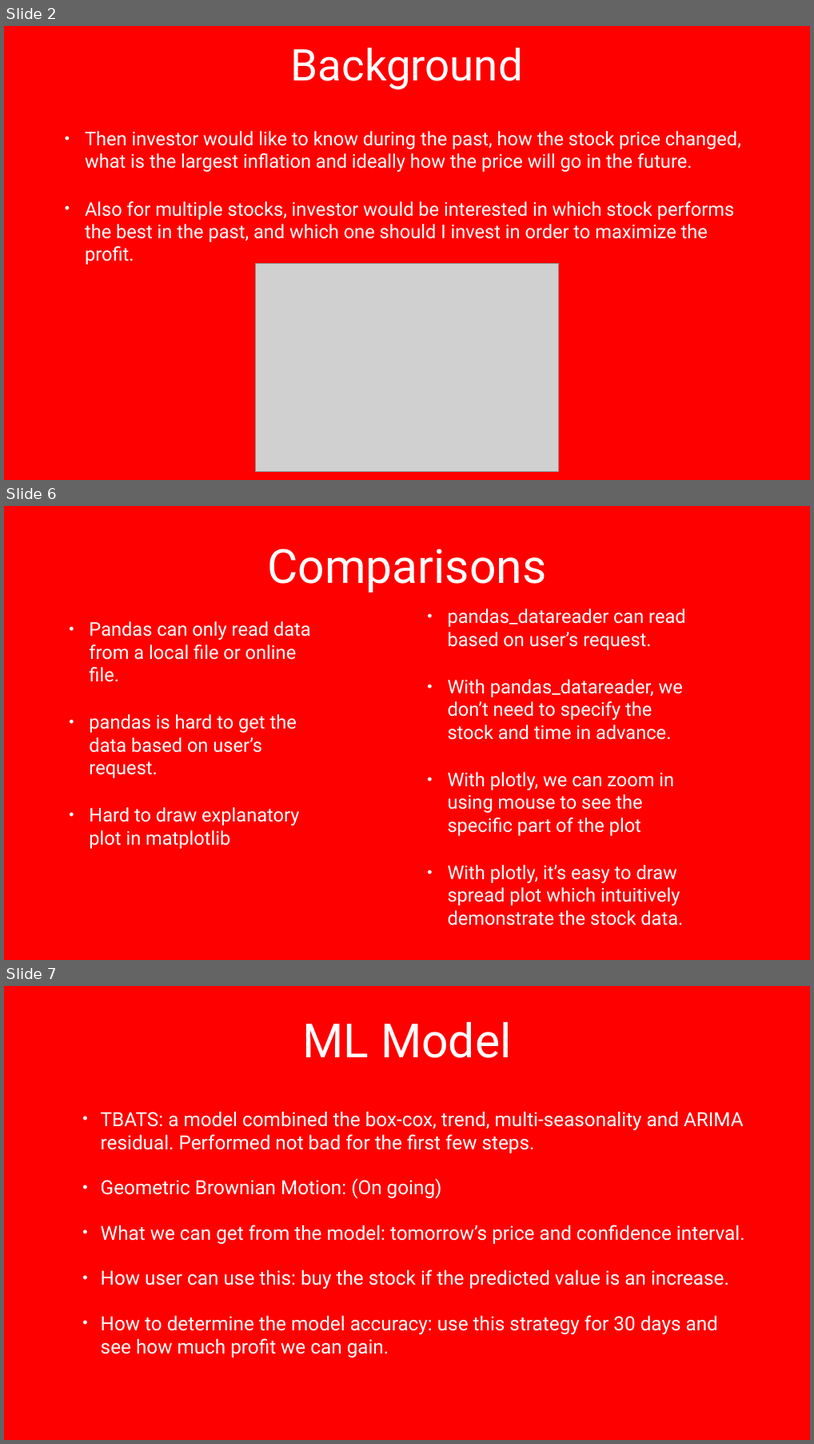
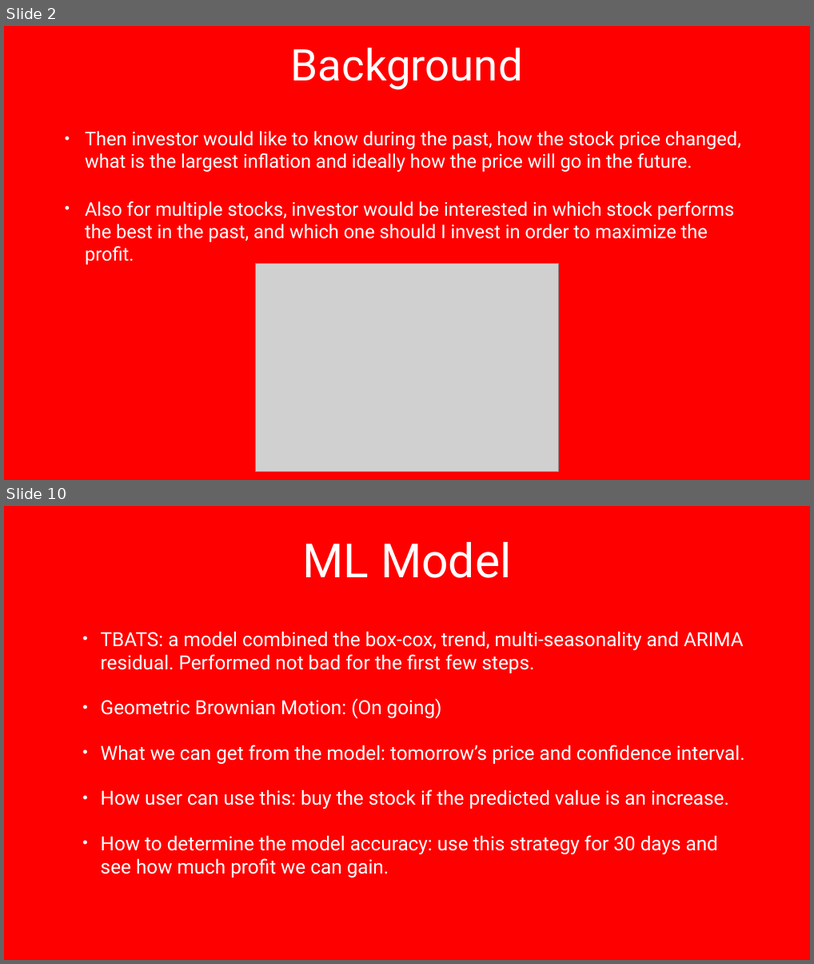
Before and after one commit to Ko2259/StockPrice, a slide deck: docs/Technology Review.pptx. Shown one above the other, each under a label of ours: slides 2, 6 and 7 before the commit, slides 2 and 10 after it; the slides between them are not shown. The pictures are 814x1444 and 814x964 pixels, drawn with LibreOffice and Linux fonts; fonts in the diff are those of the drawing; grey boxes stand for pictures; background and template pictures are left out. Boxes give left, top, right and bottom in pixels: in the first picture for what was removed or moved away, otherwise in the second. Text is boxed around its words. In the diff, an @@ line names an element or a change of style, - is before the commit and + after.

```diff
--- a/docs/Technology Review.pptx
+++ b/docs/Technology Review.pptx
@@ slide 6 removed at [4,506,810,960], background picture (left out) @@
@@ title removed at [267,548,546,592] @@
-Comparisons
@@ text removed at [89,621,311,848] @@
-• Pandas can only read data from a local file or online file.
-• pandas is hard to get the data based on user’s request.
-• Hard to draw explanatory plot in matplotlib
@@ text removed at [448,608,686,925] @@
-• pandas_datareader can read based on user’s request.
-• With pandas_datareader, we don’t need to specify the stock and time in advance.
-• With plotly, we can zoom in using mouse to see the specific part of the plot
-• With plotly, it’s easy to draw spread plot which intuitively demonstrate the stock data.
@@ what was slide 7 is now slide 10 @@
```
Also in this commit, not shown: 3 slides changed, 4 slides added, 1 other file.
